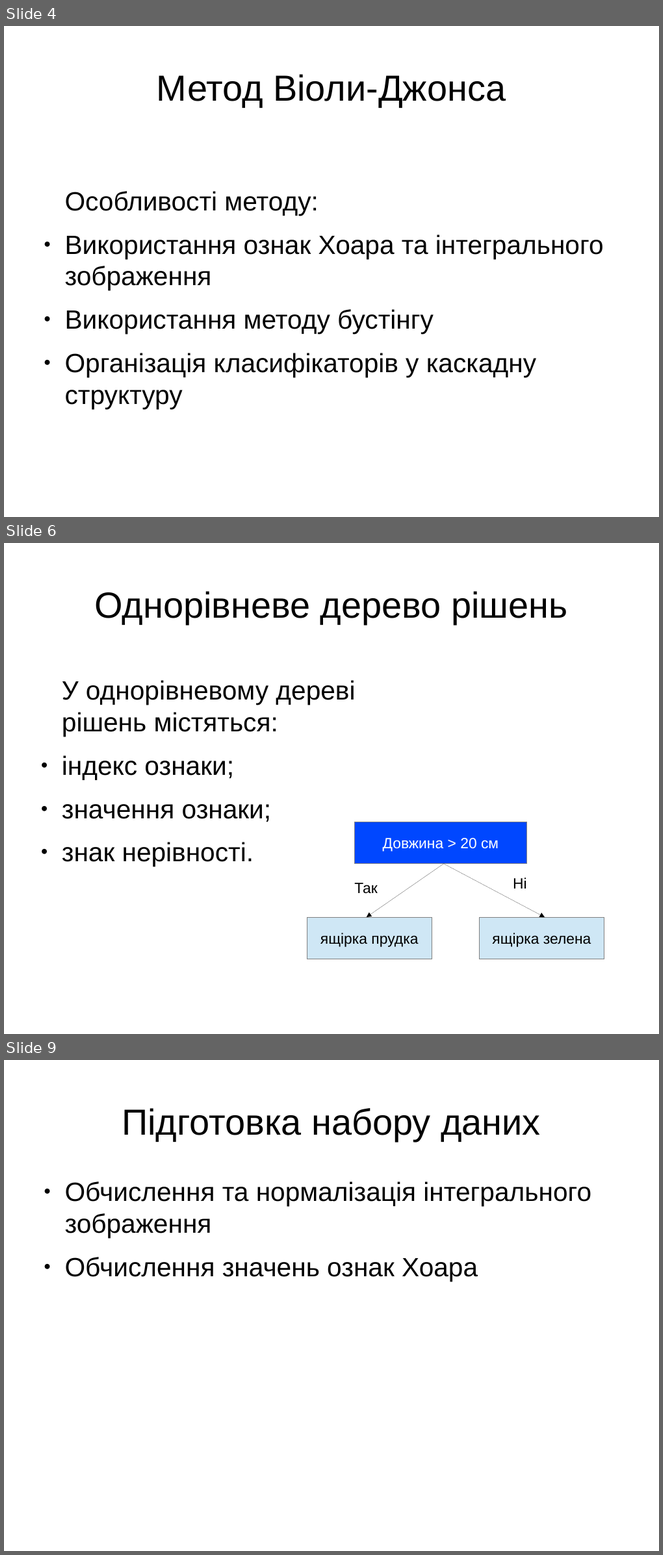
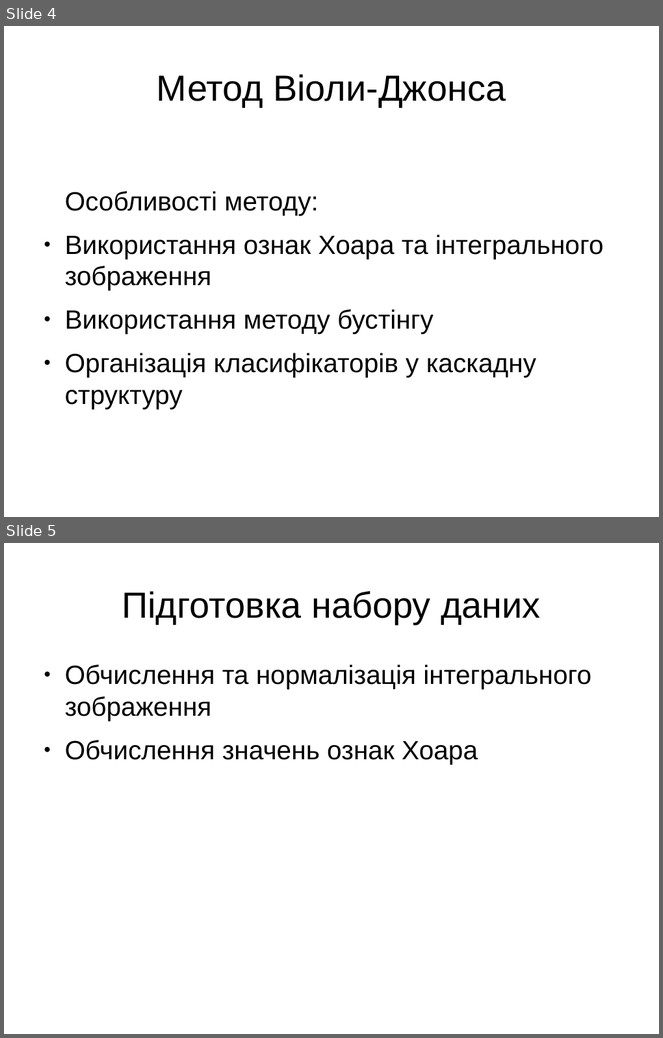
Before and after one commit to FaceDetect/gpu-face-detection, a slide deck: doc/presentation.odp. Shown one above the other, each under a label of ours: slides 4, 6 and 9 before the commit, slides 4 and 5 after it; the slides between them are not shown. The pictures are 663x1555 and 663x1038 pixels, drawn with LibreOffice and Linux fonts; fonts in the diff are those of the drawing. Boxes give left, top, right and bottom in pixels: in the first picture for what was removed or moved away, otherwise in the second. Text is boxed around its words. In the diff, an @@ line names an element or a change of style, - is before the commit and + after.

```diff
--- a/doc/presentation.odp
+++ b/doc/presentation.odp
@@ slide 6 removed at (x1=4, y1=543, x2=659, y2=1034), background #FFFFFF @@
@@ title removed at (x1=94, y1=591, x2=568, y2=624) @@
-Однорівневе дерево рішень
@@ text removed at (x1=62, y1=680, x2=355, y2=867) @@
-У однорівневому дереві рішень містяться:
-● індекс ознаки;
-● значення ознаки;
-● знак нерівності.
@@ rectangle removed at (x1=355, y1=823, x2=527, y2=864) @@
-Довжина > 20 см
@@ arrow removed from (444, 864) to (367, 917) @@
@@ arrow removed from (444, 864) to (545, 917) @@
@@ text removed at (x1=354, y1=883, x2=378, y2=894) @@
-Так
@@ text removed at (x1=513, y1=878, x2=527, y2=889) @@
-Ні
@@ rectangle removed at (x1=307, y1=917, x2=432, y2=959) @@
-ящірка прудка
@@ rectangle removed at (x1=480, y1=917, x2=605, y2=959) @@
-ящірка зелена
@@ what was slide 9 is now slide 5 @@
```
Also in this commit, not shown: 7 other slides removed, 2 other files.
